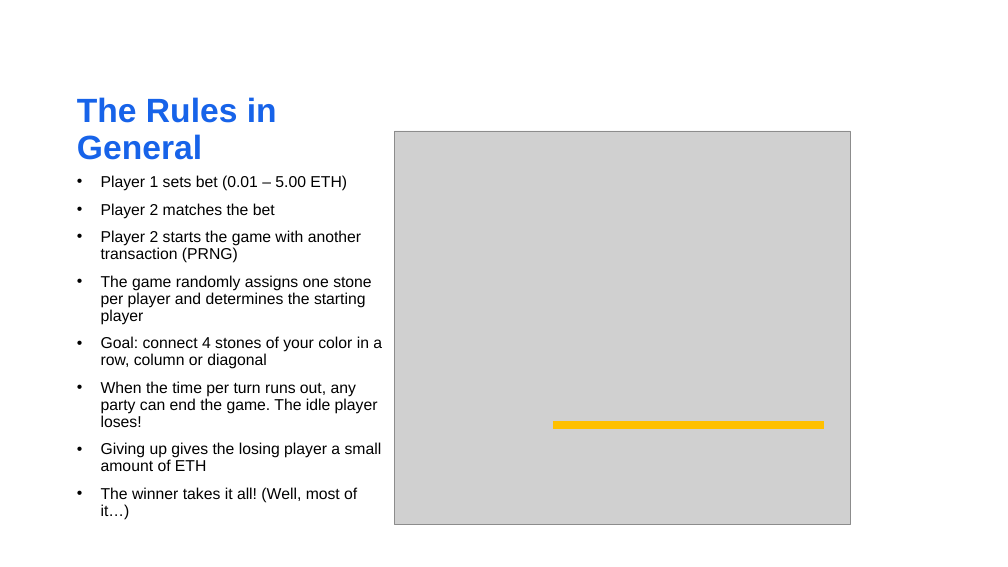
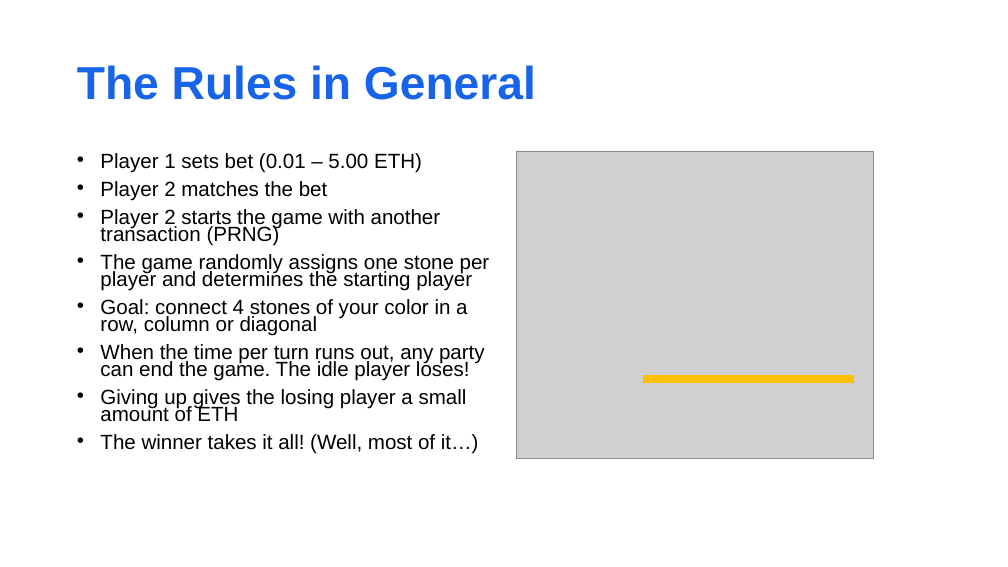
Before and after one commit to matnad/vierGewinntSC, a slide deck: slide 6 of presentation/nice fonts_migo.pptx. Drawn at 1008x567 pixels with LibreOffice and Linux fonts; fonts in the diff are those of the drawing; grey boxes stand for pictures; background and template pictures are left out. Boxes give left, top, right and bottom in pixels: in the first picture for what was removed or moved away, otherwise in the second. Text is boxed around its words. In the diff, an @@ line names an element or a change of style, - is before the commit and + after.

```diff
--- a/presentation/nice fonts_migo.pptx
+++ b/presentation/nice fonts_migo.pptx
@@ title "The Rules in General": place and size @@
-title "The Rules in General" at (77, 97, 277, 160)
+title "The Rules in General" at (77, 65, 536, 100)
@@ title "The Rules in General" at (77, 65, 536, 100): size 32 to 44 pt; vertical alignment bottom to middle @@
@@ text "Player 1 sets bet (0.01 ...": place and size @@
-text "Player 1 sets bet (0.01 ..." at (101, 175, 382, 520)
+text "Player 1 sets bet (0.01 ..." at (100, 153, 490, 454)
@@ text "Player 1 sets bet (0.01 ..." at (100, 153, 490, 454): size 15 to 19.6 pt; line spacing 0.9 to 0.7 @@
@@ picture: place and size @@
-picture at (395, 131, 851, 524)
+picture at (516, 151, 873, 459)
@@ line moved from (553, 425) - (825, 425) to (643, 380) - (854, 380) @@
```
Also in this commit, not shown: 3 other slides changed.
